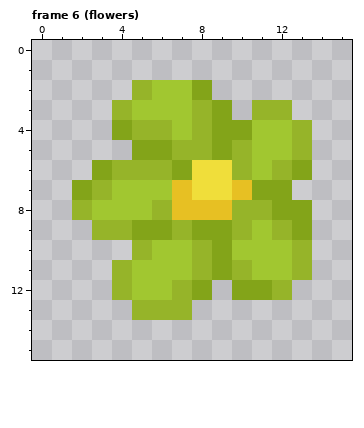
Pixel-art file, stored at Assets/Art/Items/side quest.aseprite. Above is the file before it was changed.
16x16 pixels, 15 frames. Shown: frame 6 (flowers). The commit also changed other frames, which this record leaves out.
And afterwards:
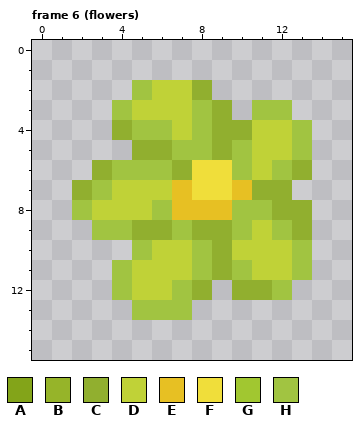
Palette (. is transparent): A #83a419  B #96b429  C #91af2f  D #c0d237  E #e7c023  F #f0de3a  G #a1c730  H #a1c441
The author wrote: added persimmon basket
Changes in this commit:
Changed rows in their new state; - is an unchanged pixel.
Frame 6 (flowers), layer "Layer 1":
first column x 2:
 2 ---HDDC-----
 3 --HDDDHC-HH-
 4 --CHHDHCCDDH
 5 ---CCHHCHDDH
 6 -CHHHC--HDHC
 7 CHDDD----CC-
 8 HDDDH---HHCC
 9 -HHCCHCCHDHC
10 ---HDDHCDDDH
11 --HDDDHCHDDH
12 --HDDHC-CCH-
13 ---HHH------
Boxes around the changes in both pictures, in picture pixels (x1, y1, x2, y2):
changed: (72, 80, 312, 320)
